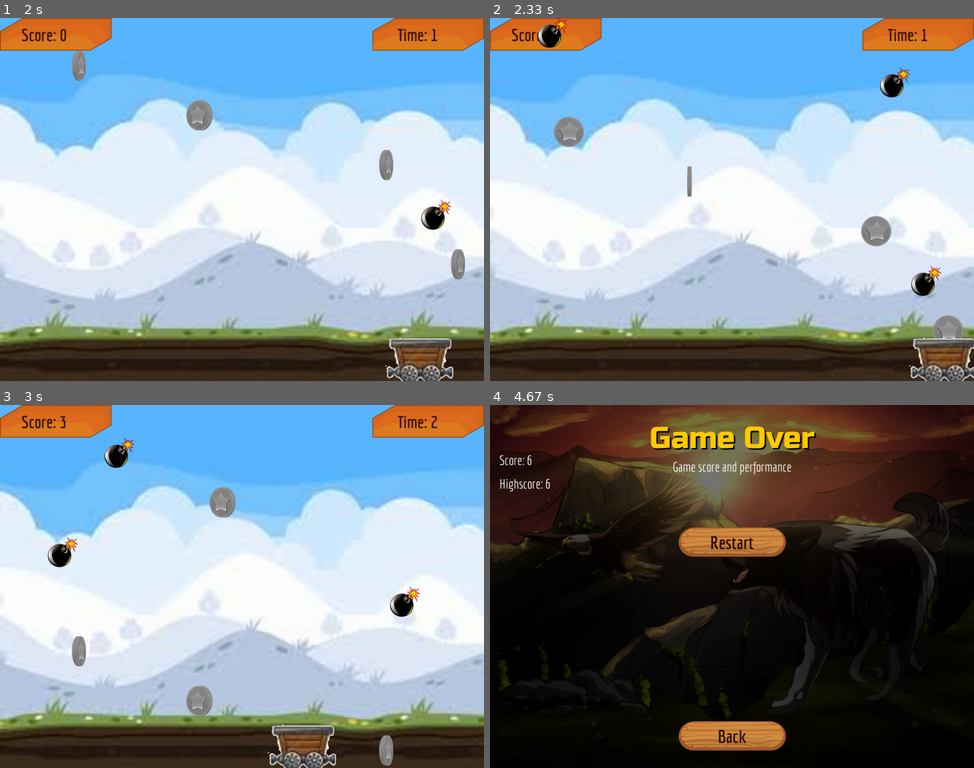
Above: before the commit, frames 1-4 (two rows, left to right).
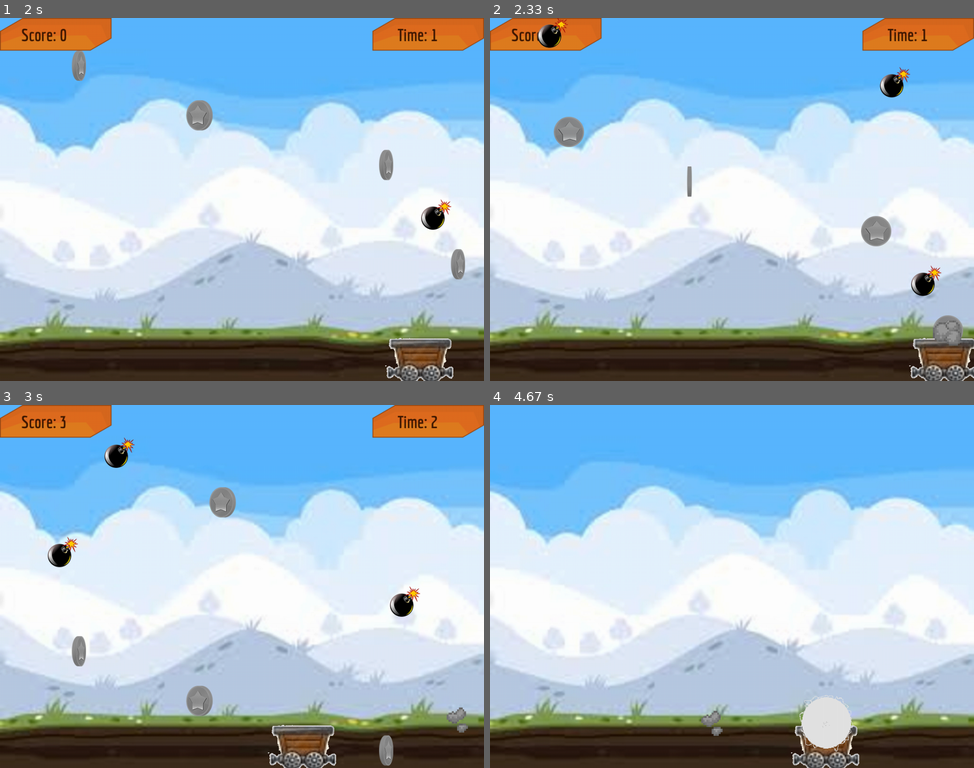
Above: after the commit, the same moments.

Repository: vineetjc/pygame-Coin-Fall-
Game: pygame game, started from main.py
Same seed, same stepped clock (60 frames per second), same inputs: the game is played once before the commit and once after it.
Inputs:
- Up to frame 1 (2 s): click "Start" at 0.38 s; click "Medium" at 0.72 s; hold Right 1-1.47 s; hold Right from 1.83 s (still down)
- Up to frame 2 (2.33 s): release Right at 2.3 s
- Up to frame 3 (3 s): hold Left 2.33-2.87 s
- Up to frame 4 (4.67 s): hold Left 3.23-3.63 s; hold Right from 4.07 s (still down)

Frame 1 is identical in both runs. In frame 2, 0.1% of the frame differs, in the area x 91-98%, y 83-91%; in frame 3, 0.1%; in frame 4, 100%, in the area x 0-100%, y 0-100%.

Commit message:
blast effect added

Diff:
--- a/main.py
+++ b/main.py
@@ -5,6 +5,7 @@
 from src.managers import *
 from src.game_screens.screens_manager import Screens_Manager
 from src.input_package.input_manager import Input_Manager
+from src.animation_package import *
 
 
 def game_loop():
@@ -16,7 +17,8 @@
     pygame.display.set_icon(res.logo)
     game_clock = pygame.time.Clock()
     game_mode = Game_mode.MAIN_MENU
-    game_manager = Game_manager()
+    animation_manager = Animation_Manager(windowSurface)
+    game_manager = Game_manager(animation_manager)
     game_manager.set_input(Input_Manager())
     screens_manager = Screens_Manager(pygame, res, windowSurface, size, game_clock, game_manager)
 
--- /dev/null
+++ b/src/animation_package/__init__.py
@@ -0,0 +1,5 @@
+''' Load all the modules in this package. '''
+
+from .animation import Animation
+from .animation_effect import Animation_Effect
+from .animation_manager import Animation_Manager
--- /dev/null
+++ b/src/animation_package/animation.py
@@ -0,0 +1,64 @@
+##########################################################
+# Class for animation.
+# Animation is a set of images to be played in sequence.
+##########################################################
+
+
+class Animation:
+    def __init__(self, parent, surface, frames, frame_size, frame_length, looping=False):
+        '''
+        Animation constructor
+        :param parent: the animation effect which this belongs to
+        :param surface: pygame surface where it's drawn
+        :param frames: animation frames
+        :param frame_size: size of animation
+        :param frame_length: number of frames one animation frame will remain on screen
+        :param looping: either loop the animation or stop on the last frame
+        '''
+        self.parent = parent
+        self.surface = surface
+        self.frames = frames
+        self.frame_size = frame_size
+        self.frame_length = 10
+        self.looping = looping
+        self.frame_index = 0
+        self.frame_counter = 0
+
+    def reset_animation(self):
+        ''' Resets the animtions, will start from the first frame. '''
+        self.frame_index = 0
+        self.frame_counter = 0
+
+    def draw(self, position=(0, 0)):
+        '''
+        Draw the animation frame
+        :param position: screen position
+        '''
+        self.surface.blit(
+            self.frames[self.frame_index], self.offset_position(position))
+        self.advance_animation()
+
+    def advance_animation(self):
+        ''' Move to the next animation frame, or loop back if necessary. '''
+        self.frame_counter += 1
+
+        if self.frame_counter > self.frame_length:
+            self.frame_counter = 0
+            self.frame_index += 1
+
+            if self.frame_index >= len(self.frames):
+                if self.looping:
+                    self.frame_index = 0
+                else:
+                    self.frame_index = len(self.frames) - 1
+                    self.parent.animation_over()
+
+    def offset_position(self, position):
+        '''
+        pygame origin is at top left of image, while animation is drawn from center
+            this offsets that.
+        :param position: old position in top left coordinate system
+        :return: new position in center coordinate system
+        '''
+        return position
+        #return (position[0] - (self.frame_size / 2), position[1] - (self.frame_size / 2))
--- /dev/null
+++ b/src/animation_package/animation_effect.py
@@ -0,0 +1,37 @@
+################################################
+# Class for showing animation effects on screen
+# can be spawned on screen and
+# will either die after one loop or stay there
+################################################
+
+from .animation import Animation
+
+
+class Animation_Effect:
+    def __init__(self, animation_manager, surface, frames, frame_size, frame_length, looping=False, position=(0, 0)):
+        '''
+        Animation effect constructor
+        :param animation_manager: manager
+        :param surface: pygame surface
+        :param frames: animation frames
+        :param frame_size: size of animation
+        :param frame_length: number of frames one animation frame will remain on screen
+        :param looping: either loop the animation or stop on the last frame
+        :param position: screen position of animation
+        '''
+        self.animation_manager = animation_manager
+        self.animation = Animation(
+            self, surface, frames, frame_size, frame_length, looping)
+        self.position = position
+
+    def move(self, new_position):
+        ''' Move animation effect on screen. '''
+        self.position = new_position
+
+    def draw(self):
+        ''' Draw animation effect on screen. '''
+        self.animation.draw(self.position)
+
+    def animation_over(self):
+        ''' Called by animation when looping is False. '''
+        self.animation_manager.remove_animation_effect(self)
--- /dev/null
+++ b/src/animation_package/animation_manager.py
@@ -0,0 +1,42 @@
+#########################################################
+# Manager for the animation effect system.
+# External systems will talk directly to the manager.
+#########################################################
+
+from .animation_effect import Animation_Effect
+
+
+class Animation_Manager:
+    def __init__(self, surface):
+        '''
+        Animation Manager constructor, sets surface, and initializes the animation effects list.
+        :param surface: pygame surface to draw on.
+        '''
+        self.surface = surface
+        self.animation_effects = []
+
+    def create_new_effect(self, frames, frame_size, frame_length, looping=False, position=(0, 0)):
+        '''
+        Create a new animation effect
+        :param frames: animation frames
+        :param frame_size: size of animation
+        :param frame_length: number of frames one animation frame will remain on screen
+        :param looping: either loop the animation or stop on the last frame
+        :param position: screen position of animation
+        '''
+        new_anim_effect = Animation_Effect(
+            self, self.surface, frames, frame_size, frame_length, looping, position)
+        self.animation_effects.append(new_anim_effect)
+
+    def draw_animations(self):
+        ''' Draw all the animation in the list. '''
+        for animation_effect in self.animation_effects:
+            animation_effect.draw()
+
+    def remove_animation_effect(self, animation_effect):
+        ''' Internal function to remove any animation effect from the list, that has finished playing. '''
+        self.animation_effects.remove(animation_effect)
+
+    def remove_all_animations(self):
+        ''' Remove all animations from the list. '''
+        self.animation_effects = []
--- a/src/game_screens/game_screen.py
+++ b/src/game_screens/game_screen.py
@@ -20,15 +20,16 @@
 
         score_x, score_y = res.score_bg_image_size
 
-        self.images['ScoreBG'] = Image(pygame, res, surface, (0, 0), res.score_bg_image)
-        self.images['TimeBG'] = Image(pygame, res, surface, (self.center_x * 2 - score_x, 0), res.score_bg_image)
+        self.images['ScoreBG'] = Image(
+            pygame, res, surface, (0, 0), res.score_bg_image)
+        self.images['TimeBG'] = Image(
+            pygame, res, surface, (self.center_x * 2 - score_x, 0), res.score_bg_image)
 
         self.texts['Score'] = Text(
-            pygame, res, surface, (45, score_y/ 2), 'Score: 30', res.score_font, res.score_text_color, alignment='left')
+            pygame, res, surface, (45, score_y / 2), 'Score: 30', res.score_font, res.score_text_color, alignment='left')
 
         self.texts['Time'] = Text(
-            pygame, res, surface, (self.center_x * 2 - score_x / 2 - 65, score_y/ 2), 'Time: 50', res.score_font, res.score_text_color, alignment='left')
-
+            pygame, res, surface, (self.center_x * 2 - score_x / 2 - 65, score_y / 2), 'Time: 50', res.score_font, res.score_text_color, alignment='left')
 
         # set up initial variables
         self.need_reset = False
@@ -40,6 +41,10 @@
         self.game_manager = game_manager
         self.timer = 0
         self.cart = Cart(res, self.size, surface, self.game_manager)
+        self.animation_manager = game_manager.animation_manager
+        self.waiting_death_explosion = False
+        self.wait_death_timer = 0
+        self.wait_death_time = 200
 
     def reset_before_restart(self):
         self.need_reset = False
@@ -50,14 +55,32 @@
         self.game_manager.reset()
         del self.cart
         self.cart = Cart(self.res, self.size, self.surface, self.game_manager)
+        self.animation_manager.remove_all_animations()
+        self.waiting_death_explosion = False
+        self.wait_death_timer = 0
 
     def update(self, events):
         # if we are restarting the game
         if self.need_reset:
             self.reset_before_restart()
 
+        if self.waiting_death_explosion:
+            self.surface.blit(self.pygame.transform.scale(
+                self.res.BG, self.size), (0, 0))
+            self.cart.draw()
+            self.animation_manager.draw_animations()
+            self.pygame.display.flip()
+            self.wait_death_timer += 1
+
+            if self.wait_death_timer > self.wait_death_time:
+                self.need_reset = True
+                return Game_mode.GAME_OVER
+            else:
+                return Game_mode.GAME
+
         self.cart.move()
-        self.surface.blit(self.pygame.transform.scale(self.res.BG, self.size), (0, 0))
+        self.surface.blit(self.pygame.transform.scale(
+            self.res.BG, self.size), (0, 0))
 
         for image in self.images:
             self.images[image].draw()
@@ -80,6 +103,8 @@
 
         self.cart.draw()
 
+        self.animation_manager.draw_animations()
+
         # Update time
         seconds = self.gameclock.get_time() / 1000.0
         self.timer += seconds
@@ -92,9 +117,10 @@
         self.pygame.display.flip()
 
         if self.timer > 30 or self.cart.dead:
-            self.need_reset = True
             self.game_manager.score = self.cart.points
-            return Game_mode.GAME_OVER
+            self.animation_manager.create_new_effect(
+                self.res.blast_anim1, self.res.blast_anim1_size, 0, False, (self.cart.x - 55, self.cart.y - 90))
+            self.waiting_death_explosion = True
 
         for event in events:
             if event.type == QUIT:
--- a/src/managers/game_manager.py
+++ b/src/managers/game_manager.py
@@ -7,10 +7,11 @@
 
 
 class Game_manager(object):
-    def __init__(self):
+    def __init__(self, animation_manager):
         self.score = 0
         self.time = 0
         self.difficulty = Difficulty.MEDIUM
+        self.animation_manager = animation_manager
 
     def set_input(self, input):
         self.input = input
--- a/src/managers/resources.py
+++ b/src/managers/resources.py
@@ -11,28 +11,34 @@
         # set up fonts
         # None is for default system font
         self.basicFont = pygame.font.SysFont(None, 48)
-        self.game_title_font = pygame.font.Font('res/fonts/have-nothing-to-do-with.regular.ttf', 130)
-        self.heading1_font = pygame.font.Font('res/fonts/RussoOne-Regular.ttf', 64)
-        self.heading2_font = pygame.font.Font('res/fonts/RussoOne-Regular.ttf', 48)
-        self.heading3_font = pygame.font.Font('res/fonts/RussoOne-Regular.ttf', 38)
-        self.body_font = pygame.font.Font('res/fonts/Economica-Regular.ttf', 28)
+        self.game_title_font = pygame.font.Font(
+            'res/fonts/have-nothing-to-do-with.regular.ttf', 130)
+        self.heading1_font = pygame.font.Font(
+            'res/fonts/RussoOne-Regular.ttf', 64)
+        self.heading2_font = pygame.font.Font(
+            'res/fonts/RussoOne-Regular.ttf', 48)
+        self.heading3_font = pygame.font.Font(
+            'res/fonts/RussoOne-Regular.ttf', 38)
+        self.body_font = pygame.font.Font(
+            'res/fonts/Economica-Regular.ttf', 28)
         self.button_font = pygame.font.Font('res/fonts/Weston Free.otf', 32)
-        self.button_font2 = pygame.font.Font('res/fonts/Economica-Bold.ttf', 38)
+        self.button_font2 = pygame.font.Font(
+            'res/fonts/Economica-Bold.ttf', 38)
         self.button_font3 = pygame.font.Font('res/fonts/alba.regular.ttf', 40)
         self.score_font = pygame.font.Font('res/fonts/Economica-Bold.ttf', 36)
 
         # set colors R, G, B code
-        self.BLACK =                    (0, 0, 0)
-        self.WHITE =                    (255, 255, 255)
-        self.BGCOLOR =                  (4, 145, 145)
-        self.button_color =             (202, 84, 36)
-        self.button_text_color =        (43, 17, 0)
-        self.game_title_text_color =    (255, 204, 0)
-        self.heading1_text_color =      (255, 255, 255)
-        self.heading2_text_color =      (255, 255, 255)
-        self.heading3_text_color =      (255, 255, 255)
-        self.body_text_color =          (255, 255, 255)
-        self.score_text_color =         (61, 24, 0)
+        self.BLACK = (0, 0, 0)
+        self.WHITE = (255, 255, 255)
+        self.BGCOLOR = (4, 145, 145)
+        self.button_color = (202, 84, 36)
+        self.button_text_color = (43, 17, 0)
+        self.game_title_text_color = (255, 204, 0)
+        self.heading1_text_color = (255, 255, 255)
+        self.heading2_text_color = (255, 255, 255)
+        self.heading3_text_color = (255, 255, 255)
+        self.body_text_color = (255, 255, 255)
+        self.score_text_color = (61, 24, 0)
 
         # images
         # convert for easy blitting
@@ -89,3 +95,31 @@
             pygame.image.load(
                 'res/images/objects/SilverCoinAnimation/coin6.png').convert_alpha()
         ]
+
+        # animation sprites
+        self.blast_anim1_size = 240
+        self.blast_anim1 = []
+        for i in range(0, 15):
+            frame = pygame.image.load(
+                'res/images/objects/blast1/tile' + str(i).rjust(3, '0') + '.png').convert_alpha()
+            frame = pygame.transform.scale(
+                frame, (self.blast_anim1_size, self.blast_anim1_size))
+            self.blast_anim1.append(frame)
+
+        self.blast_anim2_size = 60
+        self.blast_anim2 = []
+        for i in range(0, 8):
+            frame = pygame.image.load(
+                'res/images/objects/blast2/tile' + str(i).rjust(3, '0') + '.png').convert_alpha()
+            frame = pygame.transform.scale(
+                frame, (self.blast_anim2_size, self.blast_anim2_size))
+            self.blast_anim2.append(frame)
+
+        self.blast_anim3_size = 60
+        self.blast_anim3 = []
+        for i in range(0, 8):
+            frame = pygame.image.load(
+                'res/images/objects/blast3/tile' + str(i).rjust(3, '0') + '.png').convert_alpha()
+            frame = pygame.transform.scale(
+                frame, (self.blast_anim3_size, self.blast_anim3_size))
+            self.blast_anim3.append(frame)
--- a/src/objects/cart.py
+++ b/src/objects/cart.py
@@ -8,10 +8,12 @@
 class Cart(object):
     def __init__(self, res, size, surface, game_manager):
         self.type = Entity.CART
+        self.res = res
         self.size = size
         self.surface = surface
         self.game_manager = game_manager
         self.input = game_manager.input
+        self.animation_manager = game_manager.animation_manager
         self.image = res.cart_img
         self.x = (size[0] / 2) - 80
         self.y = size[1] - 120
@@ -42,5 +44,12 @@
                             self.points += 1 * self.game_manager.difficulty.value["SCORE_MULTIPLIER"]
 
                         coin.collect()
+                        if coin.type is Entity.COIN:
+                            self.animation_manager.create_new_effect(
+                                self.res.blast_anim2, self.res.blast_anim2_size, 0, False, (coin.x, coin.y))
+                        elif coin.type is Entity.BLUE_COIN:
+                            self.animation_manager.create_new_effect(
+                                self.res.blast_anim3, self.res.blast_anim3_size, 0, False, (coin.x, coin.y))
+
                 except AttributeError:
                     pass
Binary file added: res/images/objects/blast1/tile000.png
Binary file added: res/images/objects/blast1/tile001.png
Binary file added: res/images/objects/blast1/tile002.png
Binary file added: res/images/objects/blast1/tile003.png
Binary file added: res/images/objects/blast1/tile004.png
Binary file added: res/images/objects/blast1/tile005.png
Binary file added: res/images/objects/blast1/tile006.png
Binary file added: res/images/objects/blast1/tile007.png
Binary file added: res/images/objects/blast1/tile008.png
Binary file added: res/images/objects/blast1/tile009.png
Binary file added: res/images/objects/blast1/tile010.png
Binary file added: res/images/objects/blast1/tile011.png
(and 20 more such lines)
